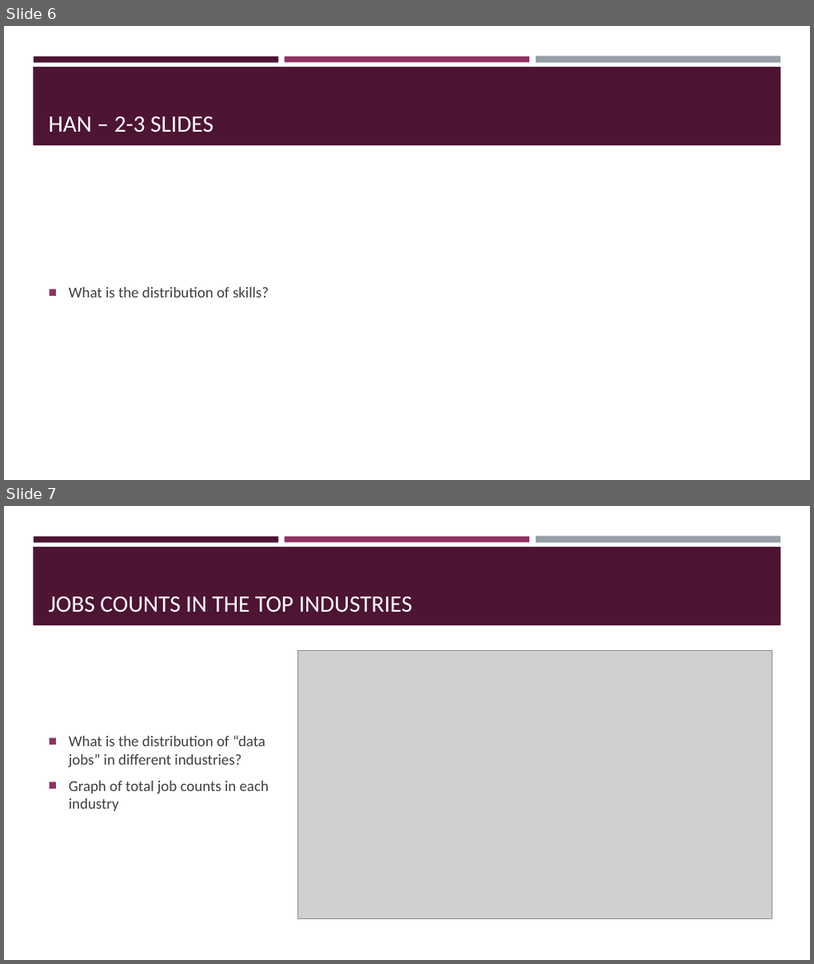
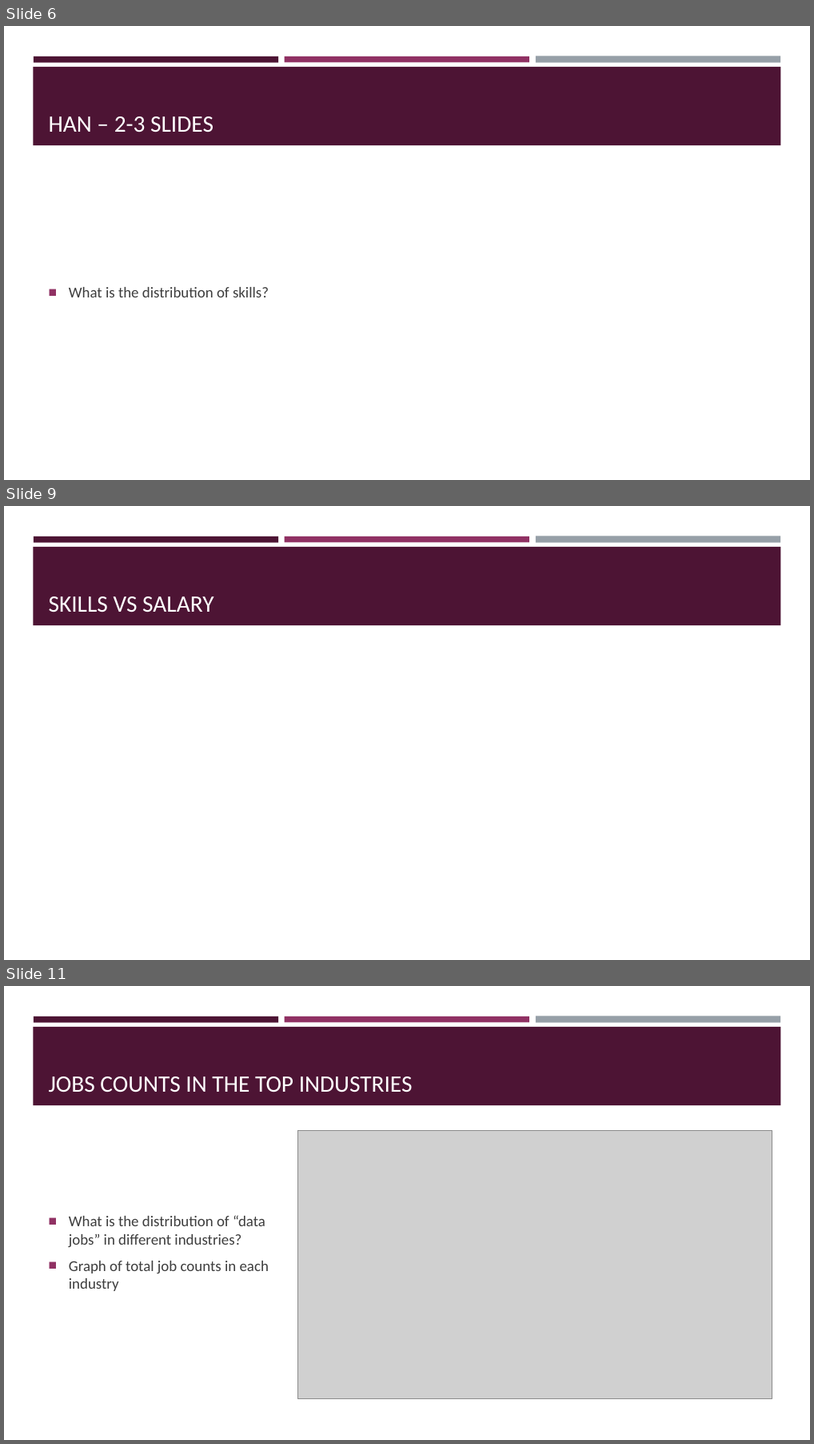
Before and after one commit to wcopeland118/Analysis-of-Data-Job-Salaries, a slide deck: Project 1 Presentation.pptx. Shown one above the other, each under a label of ours: slides 6 and 7 before the commit, slides 6, 9 and 11 after it; the slides between them are not shown. The pictures are 814x964 and 814x1444 pixels, drawn with LibreOffice and Linux fonts; fonts in the diff are those of the drawing; grey boxes stand for pictures. Boxes give left, top, right and bottom in pixels: in the first picture for what was removed or moved away, otherwise in the second. Text is boxed around its words. In the diff, an @@ line names an element or a change of style, - is before the commit and + after.

```diff
--- a/Project 1 Presentation.pptx
+++ b/Project 1 Presentation.pptx
@@ slide 9 added at [4, 506, 810, 960], background #FFFFFF; not listed: 4 template elements that a slide beside it also shows @@
@@ title added at [49, 596, 214, 612], 28 pt, text #FFFFFF @@
+SKILLS VS SALARY
@@ what was slide 7 is now slide 11 @@
```
Also in this commit, not shown: 3 other slides added, 9 other files.
